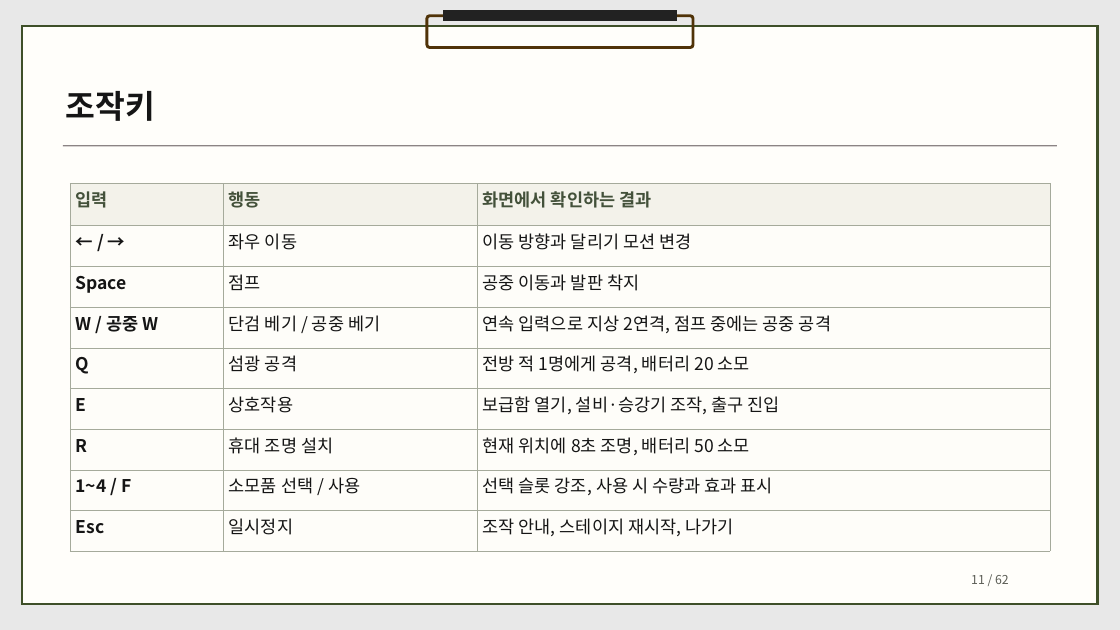
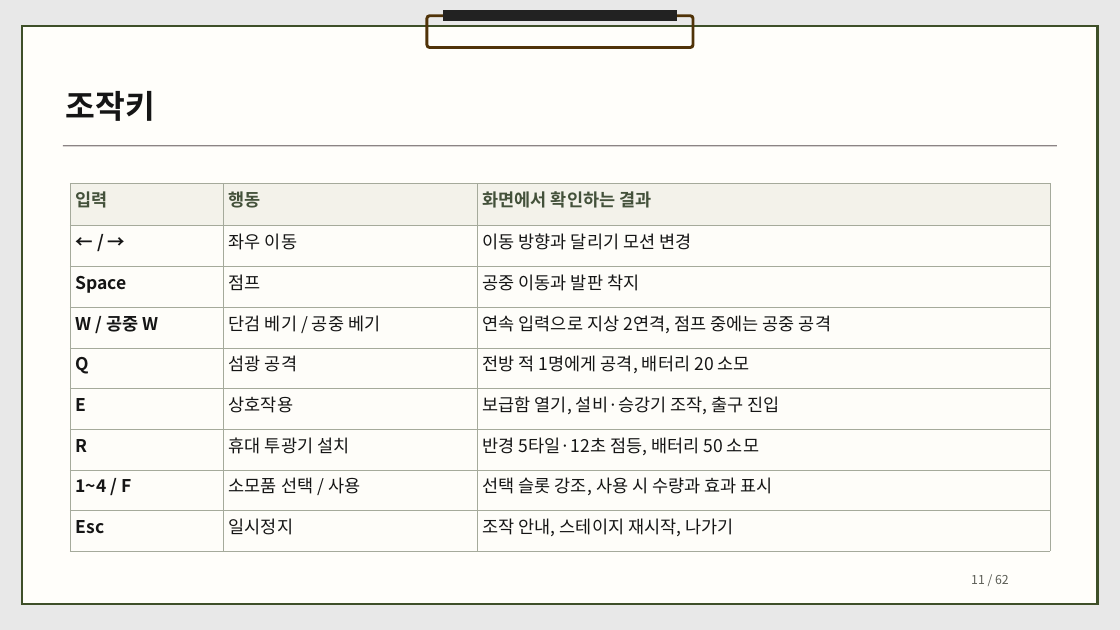
Before and after one commit to dbguswh/2Dgame_project, a slide deck: slide 11 of 2D게임프로그래밍 기획서.pptx. Drawn at 1120x630 pixels with LibreOffice and Linux fonts; fonts in the diff are those of the drawing. Boxes give left, top, right and bottom in pixels: in the first picture for what was removed or moved away, otherwise in the second. Text is boxed around its words. In the diff, an @@ line names an element or a change of style, - is before the commit and + after.

Commit message:
투광기 강화 수치·전투·시각 효과와 234개 검증을 PRD·기획서에 반영

```diff
--- a/2D게임프로그래밍 기획서.pptx
+++ b/2D게임프로그래밍 기획서.pptx
@@ table at [70,184,1049,551] @@
-row 7, column 2: 휴대 조명 설치
+row 7, column 2: 휴대 투광기 설치
-row 7, column 3: 현재 위치에 8초 조명, 배터리 50 소모
+row 7, column 3: 반경 5타일·12초 점등, 배터리 50 소모
```
Also in this commit, not shown: 7 other slides changed, 3 other files.
